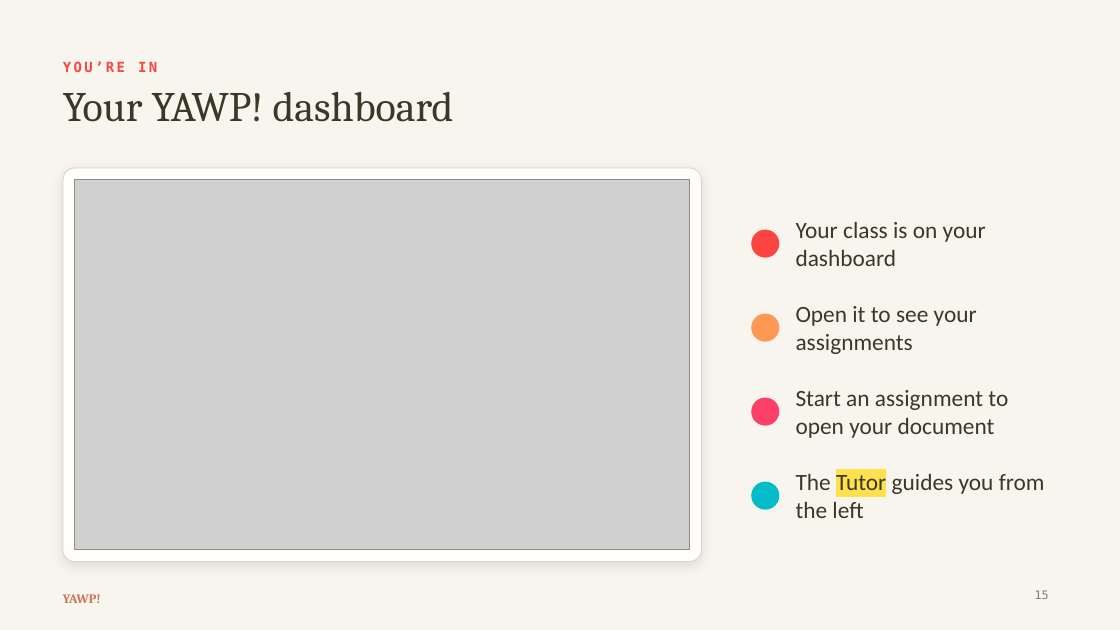
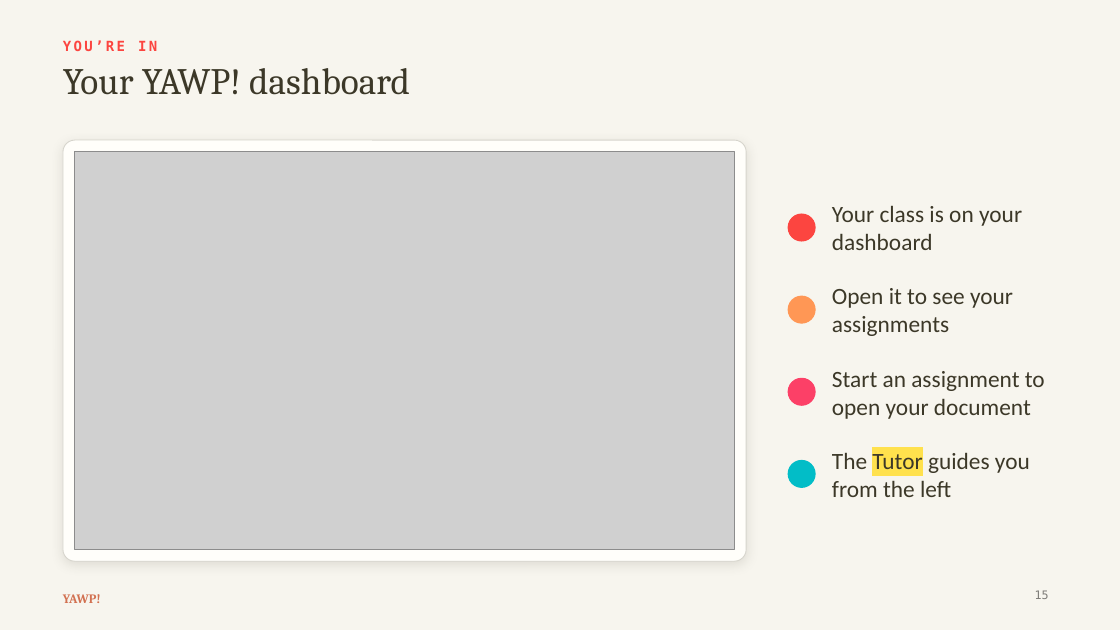
Before and after one commit to The-Connell-School/yawp, a slide deck: slide 15 of services/web-app/resources/thesis-essay-decks/lesson-1-day-1.pptx. Drawn at 1120x630 pixels with LibreOffice and Linux fonts; fonts in the diff are those of the drawing; grey boxes stand for pictures. Boxes give left, top, right and bottom in pixels: in the first picture for what was removed or moved away, otherwise in the second. Text is boxed around its words. In the diff, an @@ line names an element or a change of style, - is before the commit and + after.

```diff
--- a/services/web-app/resources/thesis-essay-decks/lesson-1-day-1.pptx
+++ b/services/web-app/resources/thesis-essay-decks/lesson-1-day-1.pptx
@@ text "YOU’RE IN": place and size @@
-text "YOU’RE IN" at bbox=[63, 61, 157, 72]
+text "YOU’RE IN" at bbox=[63, 40, 157, 51]
@@ text "Your YAWP! dashboard": place and size @@
-text "Your YAWP! dashboard" at bbox=[63, 92, 454, 122]
+text "Your YAWP! dashboard" at bbox=[63, 68, 410, 95]
@@ text "Your YAWP! dashboard" at bbox=[63, 68, 410, 95]: size 36 to 32 pt @@
@@ rounded rectangle: place and size @@
-rounded rectangle at bbox=[63, 168, 702, 561]
+rounded rectangle at bbox=[63, 140, 746, 561]
@@ rounded rectangle at bbox=[63, 140, 746, 561]: proportions changed @@
@@ picture: place and size @@
-picture at bbox=[75, 180, 690, 549]
+picture at bbox=[75, 152, 734, 549]
@@ text "Your class is on your ...": place and size @@
-text "Your class is on your ..." at bbox=[796, 221, 986, 266]
+text "Your class is on your ..." at bbox=[832, 205, 1022, 250]
@@ ellipse: place and size @@
-ellipse at bbox=[752, 230, 779, 257]
+ellipse at bbox=[788, 214, 815, 241]
@@ text "Open it to see your ...": place and size @@
-text "Open it to see your ..." at bbox=[796, 306, 977, 354]
+text "Open it to see your ..." at bbox=[832, 288, 1013, 336]
@@ ellipse: place and size @@
-ellipse at bbox=[752, 314, 779, 341]
+ellipse at bbox=[788, 297, 815, 323]
@@ text "Start an assignment to open ...": place and size @@
-text "Start an assignment to open ..." at bbox=[796, 390, 1008, 438]
+text "Start an assignment to open ..." at bbox=[832, 371, 1045, 419]
@@ ellipse: place and size @@
-ellipse at bbox=[752, 398, 779, 425]
+ellipse at bbox=[788, 378, 815, 405]
@@ text "The Tutor guides you from ..." rewrapped from bbox=[796, 473, 1045, 518] to bbox=[832, 452, 1030, 497] @@
@@ ellipse: place and size @@
-ellipse at bbox=[752, 482, 779, 509]
+ellipse at bbox=[788, 460, 815, 487]
```
Also in this commit, not shown: 8 other slides changed, 1 slide added, 22 other files.
